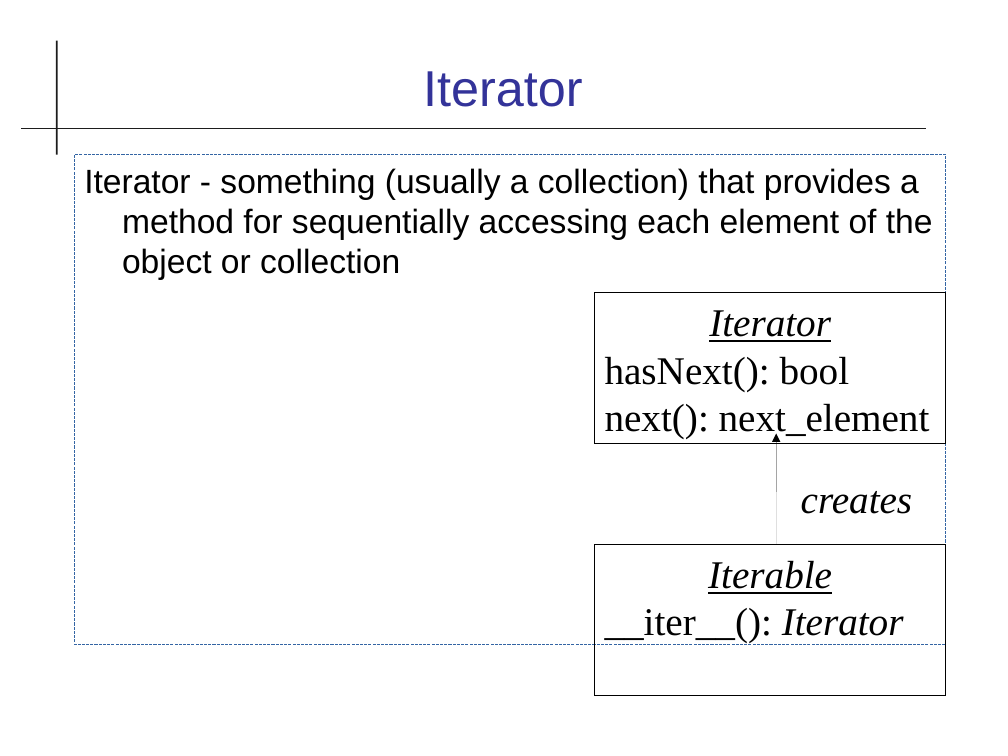
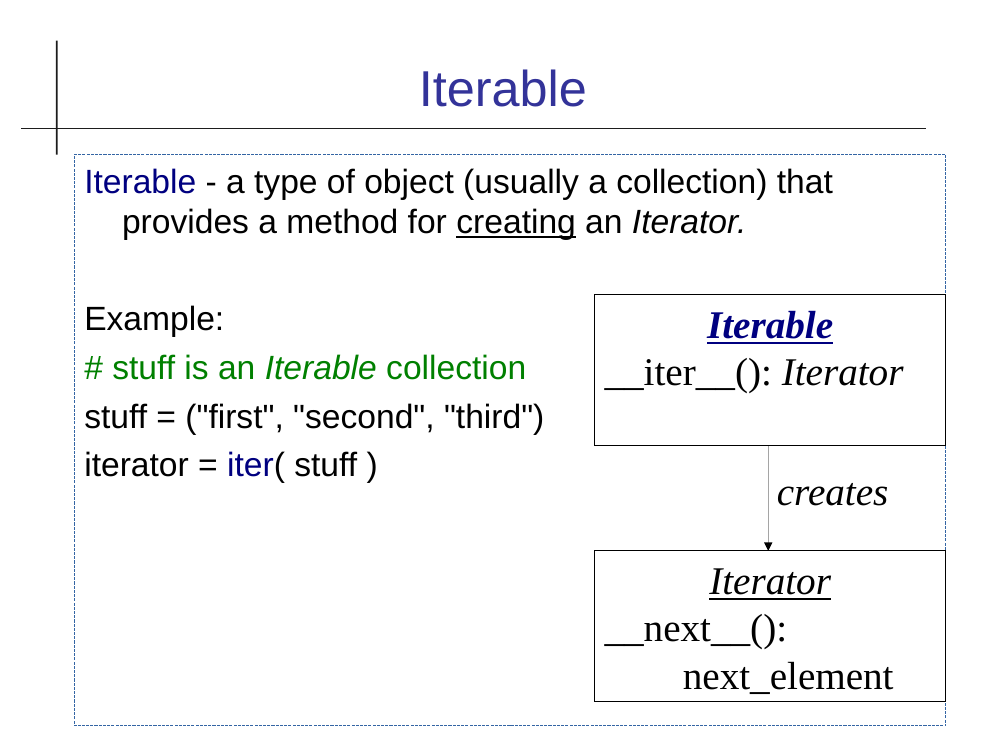
Before and after one commit to cpske/ISP, a slide deck: slide 20 of code-quality/Type-Checking.odp (slide 19 before the commit). Drawn at 1008x756 pixels with LibreOffice and Linux fonts; fonts in the diff are those of the drawing. Boxes give left, top, right and bottom in pixels: in the first picture for what was removed or moved away, otherwise in the second. Text is boxed around its words. In the diff, an @@ line names an element or a change of style, - is before the commit and + after.

Commit message:
update types and type hinting

```diff
--- a/code-quality/Type-Checking.odp
+++ b/code-quality/Type-Checking.odp
@@ title at (419,69,587,107): text changed @@
-Iterator
+Iterable
@@ text "Iterable - a type of ...": place and size @@
-text "Iterable - a type of ..." at (75,154,946,644)
+text "Iterable - a type of ..." at (75,154,946,726)
@@ text at (84,168,833,483): text changed @@
-Iterator - something (usually a collection) that provides a method for sequentially accessing each element of the object or collection
+Iterable - a type of object (usually a collection) that provides a method for creating an Iterator.
+Example:
+# stuff is an Iterable collection
+stuff = ("first", "second", "third")
+iterator = iter( stuff )
@@ rectangle "Iterable": place and size @@
-rectangle "Iterable" at (595,544,946,696)
+rectangle "Iterable" at (595,294,946,446)
@@ text in rectangle at (707,310,833,344): text colour #000000 to #000080, bold on in "Iterable" @@
@@ arrow moved from (776, 544) - (776, 433) to (768, 446) - (768, 550) @@
@@ text "creates": place and size @@
-text "creates" at (801,491,913,514)
+text "creates" at (777,483,889,506)
@@ rectangle "Iterator": place and size @@
-rectangle "Iterator" at (595,293,946,445)
+rectangle "Iterator" at (595,550,946,702)
@@ text in rectangle at (605,614,894,694): text changed @@
-hasNext(): bool
-next(): next_element
+__next__():
+next_element
```
Also in this commit, not shown: 12 other slides changed, 5 slides added, 3 other files.
